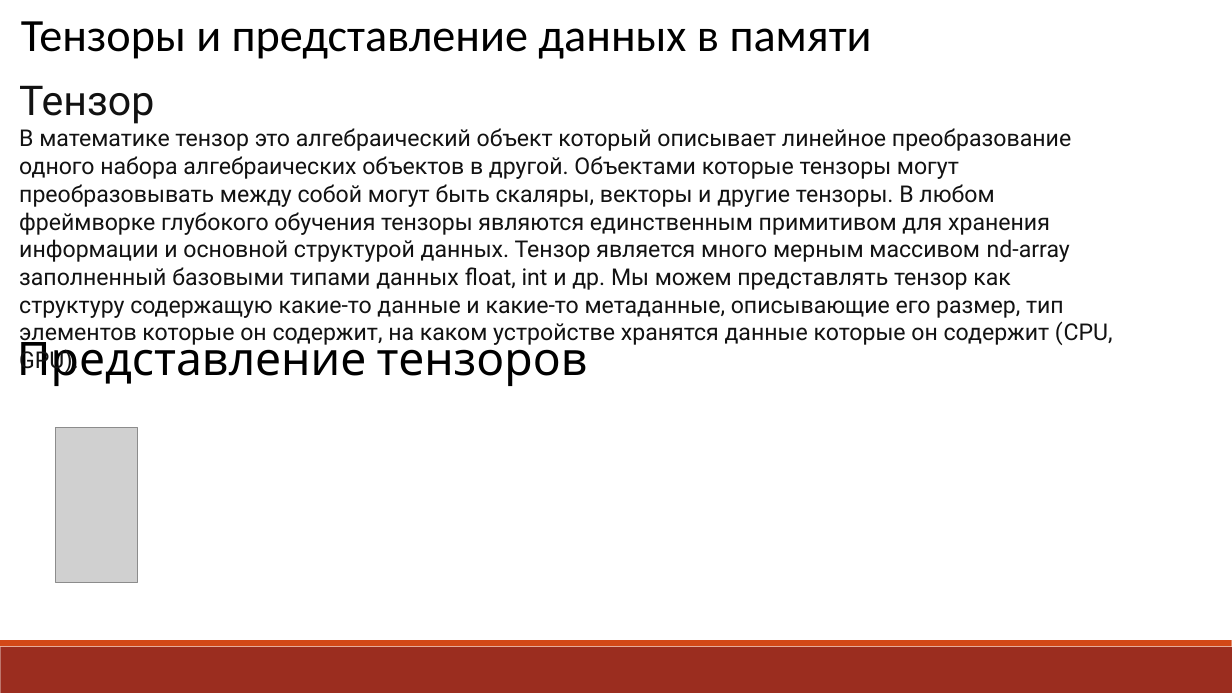
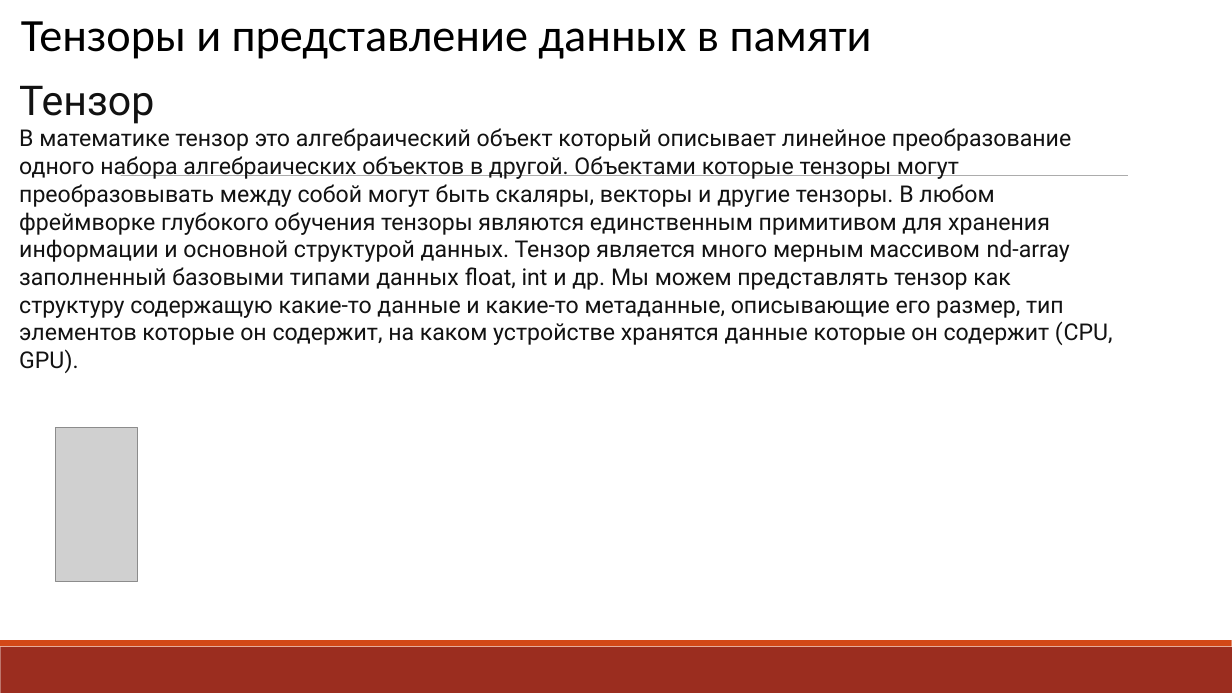
Before and after one commit to box1t/poor_monk, a slide deck: slide 3 of 7th_term/about_ai_course/ml/exam-frameworks/Лекция 8-тензоры.pptx. Drawn at 1232x693 pixels with LibreOffice and Linux fonts; fonts in the diff are those of the drawing; grey boxes stand for pictures. Boxes give left, top, right and bottom in pixels: in the first picture for what was removed or moved away, otherwise in the second. Text is boxed around its words. In the diff, an @@ line names an element or a change of style, - is before the commit and + after.

```diff
--- a/7th_term/about_ai_course/ml/exam-frameworks/Лекция 8-тензоры.pptx
+++ b/7th_term/about_ai_course/ml/exam-frameworks/Лекция 8-тензоры.pptx
@@ line added from (120, 176) to (1128, 176), #808080 0.5 pt @@
@@ text removed at <box>17,332,588,386</box> @@
-Представление тензоров
```
Also in this commit, not shown: 15 other slides changed, 1 slide added, 10 slides removed, 40 other files.
